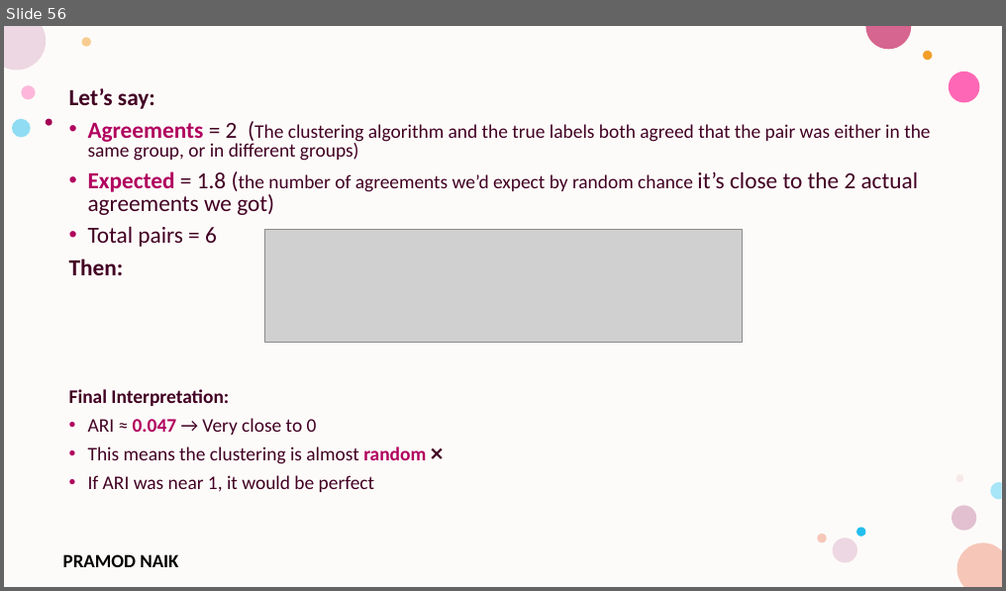
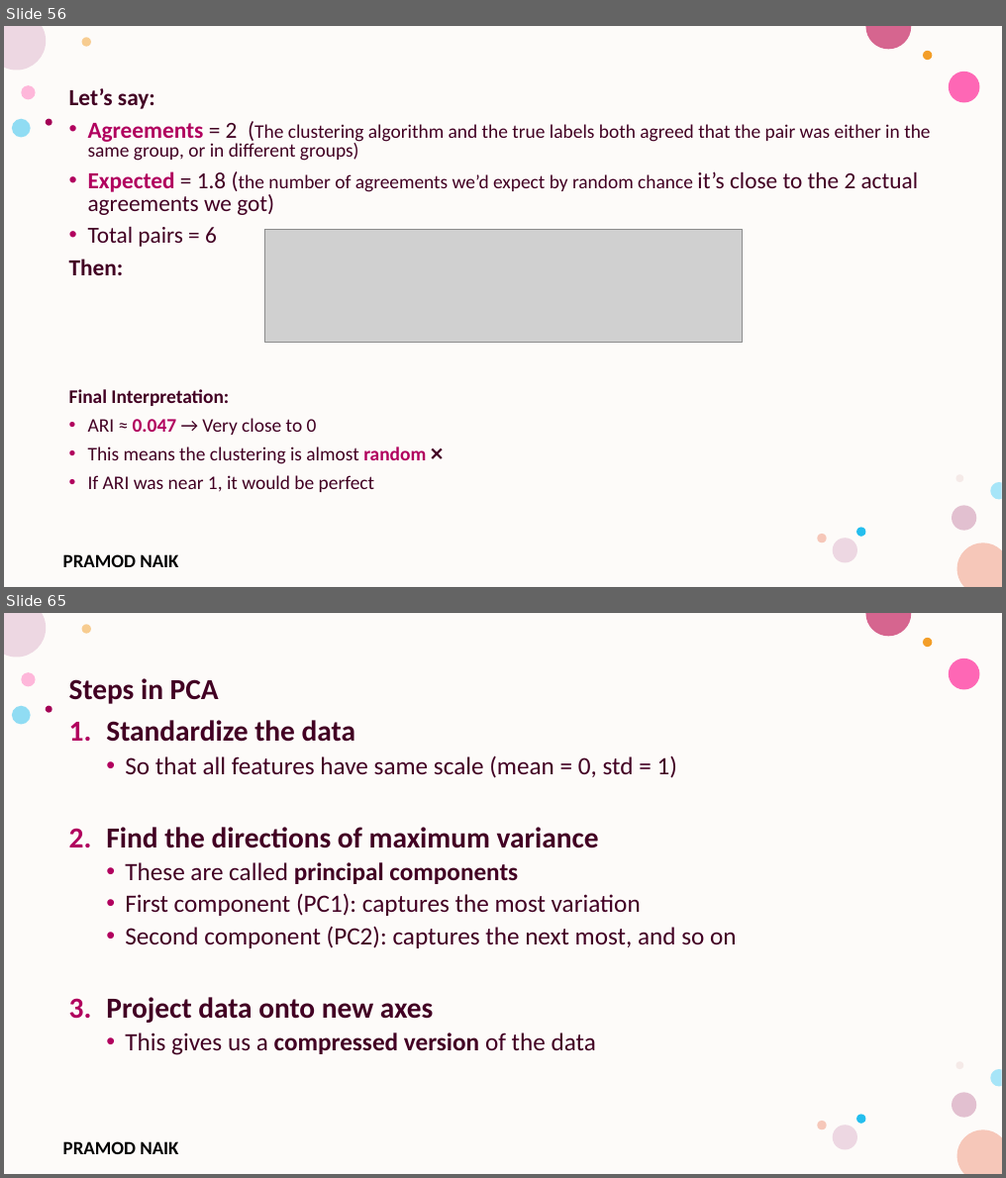
Before and after one commit to PRAMODNAIK-DEV/MCA-2nd-Sem-ML-Data-Analytics-Shridevi-College, a slide deck: Theory Class-Notes/Unit-3 Unsupervised Learning.pptx. Shown one above the other, each under a label of ours: slide 56 before the commit, slides 56 and 65 after it; the slides between them are not shown. The pictures are 1006x591 and 1006x1178 pixels, drawn with LibreOffice and Linux fonts; fonts in the diff are those of the drawing; grey boxes stand for pictures; background and template pictures are left out. Boxes give left, top, right and bottom in pixels: in the first picture for what was removed or moved away, otherwise in the second. Text is boxed around its words. In the diff, an @@ line names an element or a change of style, - is before the commit and + after.

```diff
--- a/Theory Class-Notes/Unit-3 Unsupervised Learning.pptx
+++ b/Theory Class-Notes/Unit-3 Unsupervised Learning.pptx
@@ slide 65 added at (4, 613, 1002, 1174), background #FFFFFF; not listed: 17 template elements that a slide beside it also shows @@
@@ text added at (69, 678, 737, 1056), 24 pt, text #420023 @@
+Steps in PCA
+1. Standardize the data
+  • So that all features have same scale (mean = 0, std = 1)
+2. Find the directions of maximum variance
+  • These are called principal components
+  • First component (PC1): captures the most variation
+  • Second component (PC2): captures the next most, and so on
+3. Project data onto new axes
+  • This gives us a compressed version of the data
```
Also in this commit, not shown: 2 slides changed, 33 other slides added, 3 slides removed, 2 other files.
